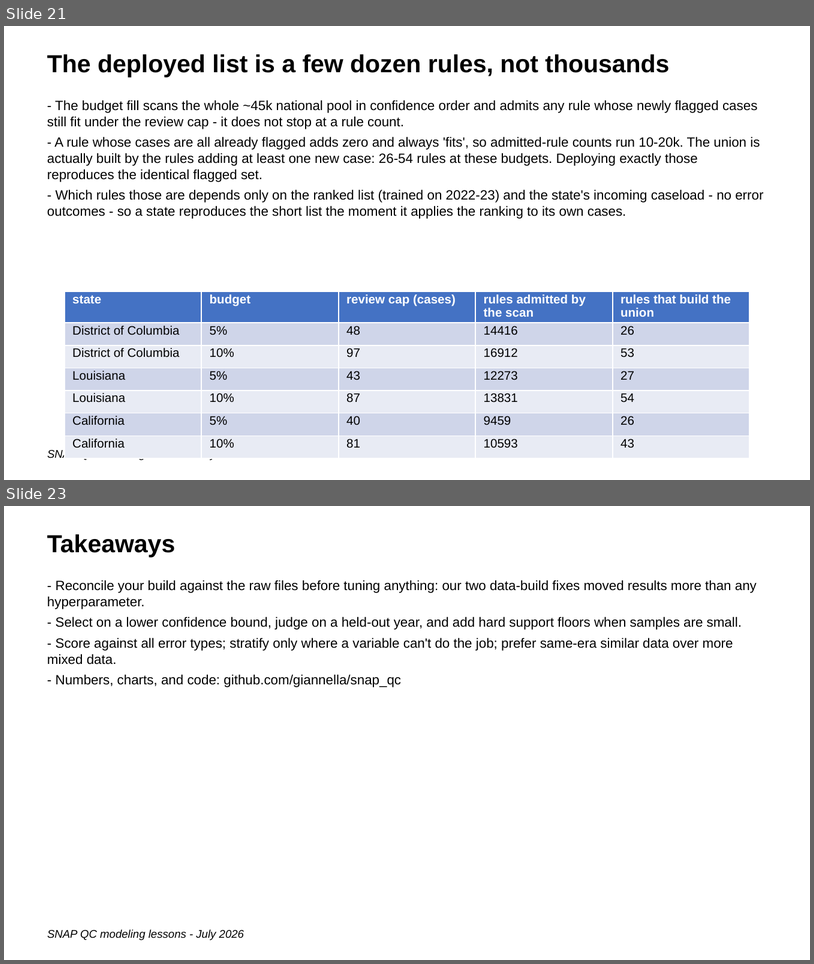
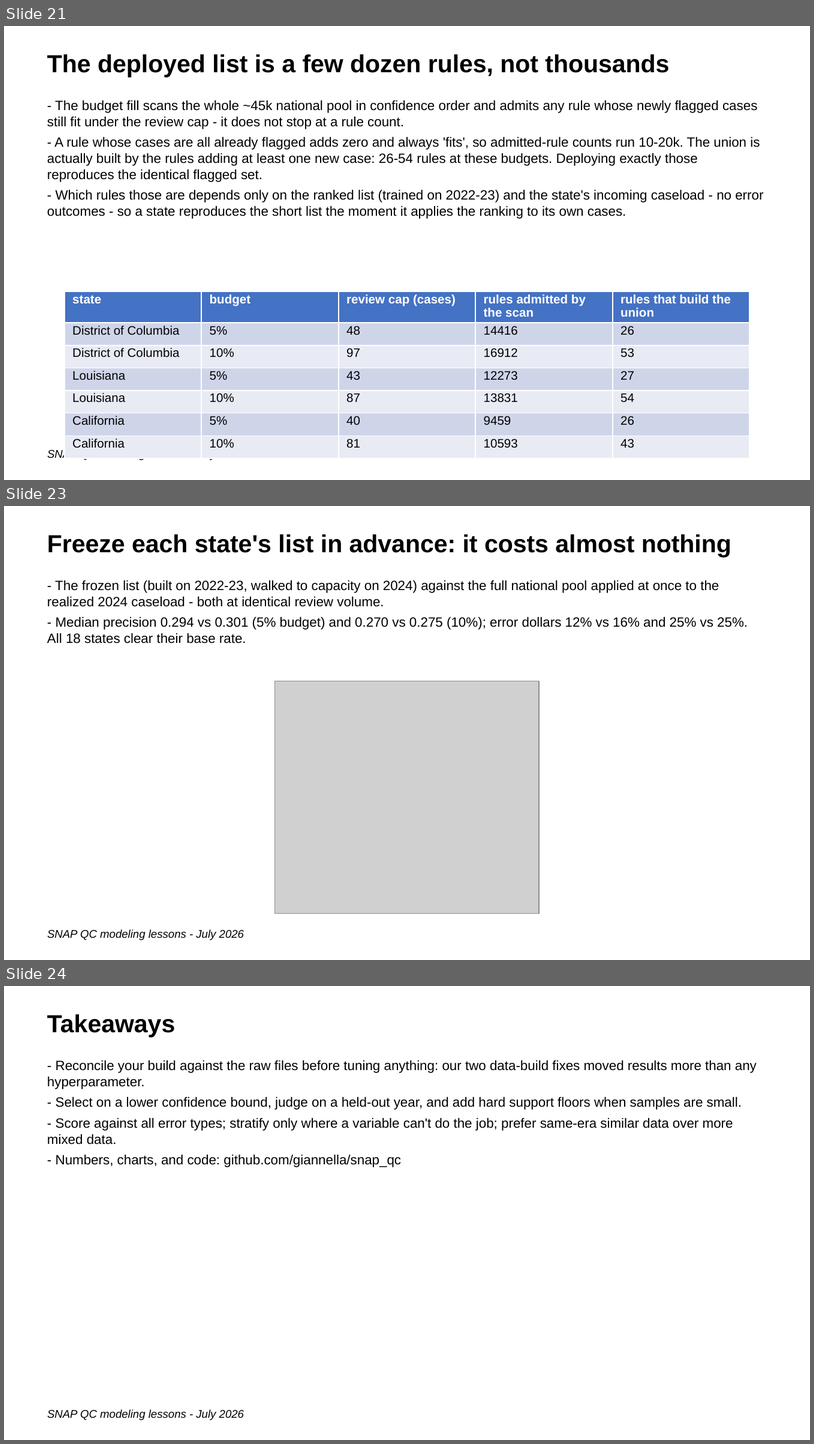
Before and after one commit to giannella/snap_qc, a slide deck: lessons_getting_more_signal_from_snap_qc_data.pptx. Shown one above the other, each under a label of ours: slides 21 and 23 before the commit, slides 21, 23 and 24 after it; the slides between them are not shown. The pictures are 814x964 and 814x1444 pixels, drawn with LibreOffice and Linux fonts; fonts in the diff are those of the drawing; grey boxes stand for pictures. Boxes give left, top, right and bottom in pixels: in the first picture for what was removed or moved away, otherwise in the second. Text is boxed around its words. In the diff, an @@ line names an element or a change of style, - is before the commit and + after.

```diff
--- a/lessons_getting_more_signal_from_snap_qc_data.pptx
+++ b/lessons_getting_more_signal_from_snap_qc_data.pptx
@@ slide 23 added at bbox=[4, 506, 810, 960], background #FFFFFF @@
@@ text added at bbox=[47, 534, 732, 557], 22 pt, text #000000, bold @@
+Freeze each state's list in advance: it costs almost nothing
@@ text added at bbox=[47, 580, 748, 643], 12 pt, text #000000 @@
+- The frozen list (built on 2022-23, walked to capacity on 2024) against the full national pool applied at once to the realized 2024 caseload - both at identical review volume.
+- Median precision 0.294 vs 0.301 (5% budget) and 0.270 vs 0.275 (10%); error dollars 12% vs 16% and 25% vs 25%. All 18 states clear their base rate.
@@ picture added at bbox=[275, 681, 539, 913] @@
@@ text added at bbox=[47, 929, 244, 940], 10 pt, text #000000, italic @@
+SNAP QC modeling lessons - July 2026
@@ what was slide 23 is now slide 24 @@
```
Also in this commit, not shown: 1 slide changed, 25 other files.
